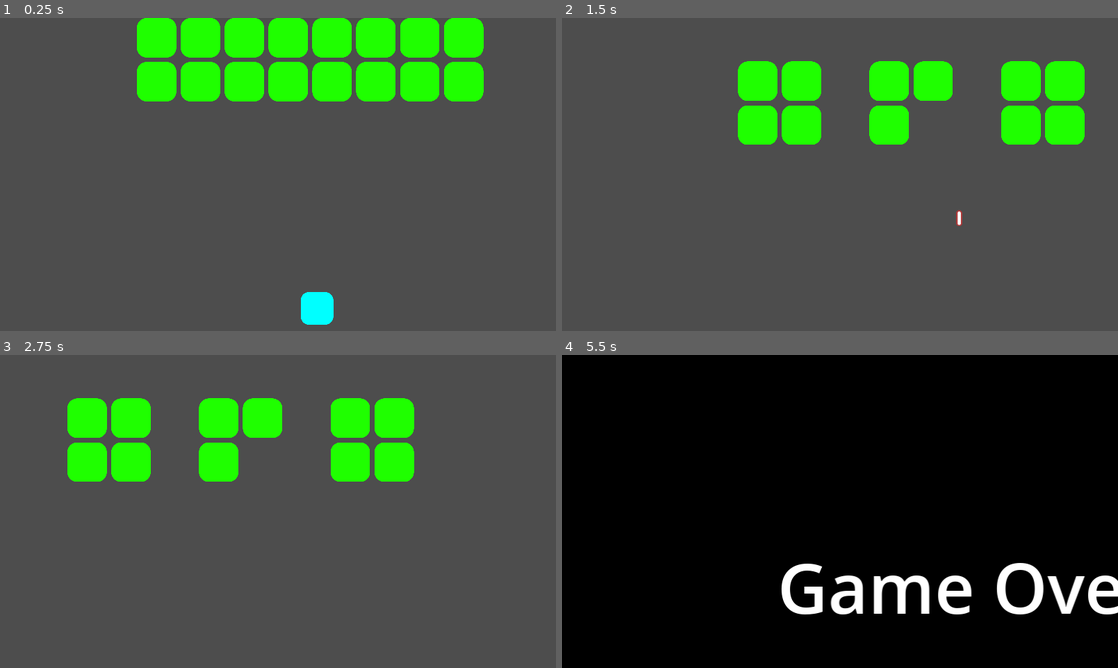
Above: before the commit, frames 1-4 (two rows, left to right).
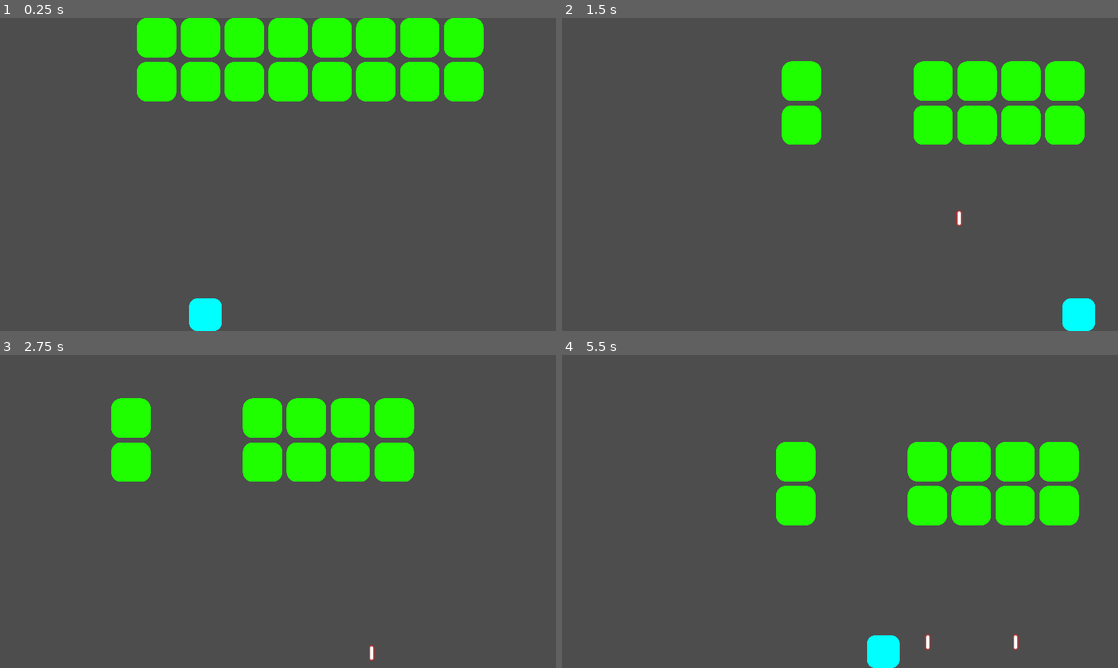
Above: after the commit, the same moments.

Repository: michael-j-coyne/space-defense
Game: Godot game, scene res://scenes/main.tscn
Same seed, same stepped clock (60 frames per second), same inputs: the game is played once before the commit and once after it.
Inputs (mouse positions are in pixels of both pictures, inside the frame that each line leads up to):
- Up to frame 1 (0.25 s): no input
- Up to frame 2 (1.5 s): tap Enter (ui_accept) at 0.5, 0.77 s; move the mouse to (962, 158) at 0.52 s; hold Right (ui_right) 0.53-1.25 s; hold Shift 0.53-1.25 s; click (962, 158) at 0.67 s; drag from (728, 190) to (778, 80) at 1.27 s
- Up to frame 3 (2.75 s): move the mouse to (333, 442) at 2.02 s; hold Right (ui_right) from 2.03 s (still down); tap Ctrl at 2.1 s
- Up to frame 4 (5.5 s): release Right (ui_right) at 2.75 s; drag from (812, 574) to (689, 417) at 2.77 s; move the mouse to (1006, 558) at 3.52 s; hold Left (ui_left) 3.53-4.25 s; tap Alt at 3.6 s; tap Enter (ui_accept) at 3.77 s; drag from (673, 464) to (951, 461) at 4.27 s; move the mouse to (867, 511) at 5.02 s; hold Left (ui_left) from 5.03 s (still down); hold Shift from 5.03 s (still down); click (867, 511) at 5.17 s

The runs differ from the first frame. In frame 1, 1.2% of the frame differs, in the area x 34-60%, y 87-100%; in frame 2, 6.5%; in frame 3, 6.0%; in frame 4, 100%, in the area x 0-100%, y 0-100%.

Commit message:
Reposition player to accommodate new player size

Diff:
--- a/scenes/levels/level_1.tscn
+++ b/scenes/levels/level_1.tscn
@@ -12,7 +12,8 @@
 player = NodePath("Player")
 
 [node name="Player" parent="." instance=ExtResource("2_hv1iq")]
-position = Vector2(730, 668)
+position = Vector2(473, 682.5)
+scale = Vector2(0.288462, 0.288462)
 
 [node name="Enemies" parent="." instance=ExtResource("2_aq8tc")]
 
--- a/scenes/levels/level_2.tscn
+++ b/scenes/levels/level_2.tscn
@@ -12,7 +12,8 @@
 player = NodePath("Player")
 
 [node name="Player" parent="." instance=ExtResource("1_otlll")]
-position = Vector2(579, 670)
+position = Vector2(579, 682.5)
+scale = Vector2(0.288462, 0.288462)
 
 [node name="Enemies" parent="." instance=ExtResource("3_603ra")]
 
--- a/scenes/levels/level_3.tscn
+++ b/scenes/levels/level_3.tscn
@@ -12,7 +12,8 @@
 player = NodePath("Player")
 
 [node name="Player" parent="." instance=ExtResource("2_blig7")]
-position = Vector2(644, 670)
+position = Vector2(644, 682.5)
+scale = Vector2(0.288462, 0.288462)
 
 [node name="Enemies" parent="." instance=ExtResource("3_a7idi")]
 
